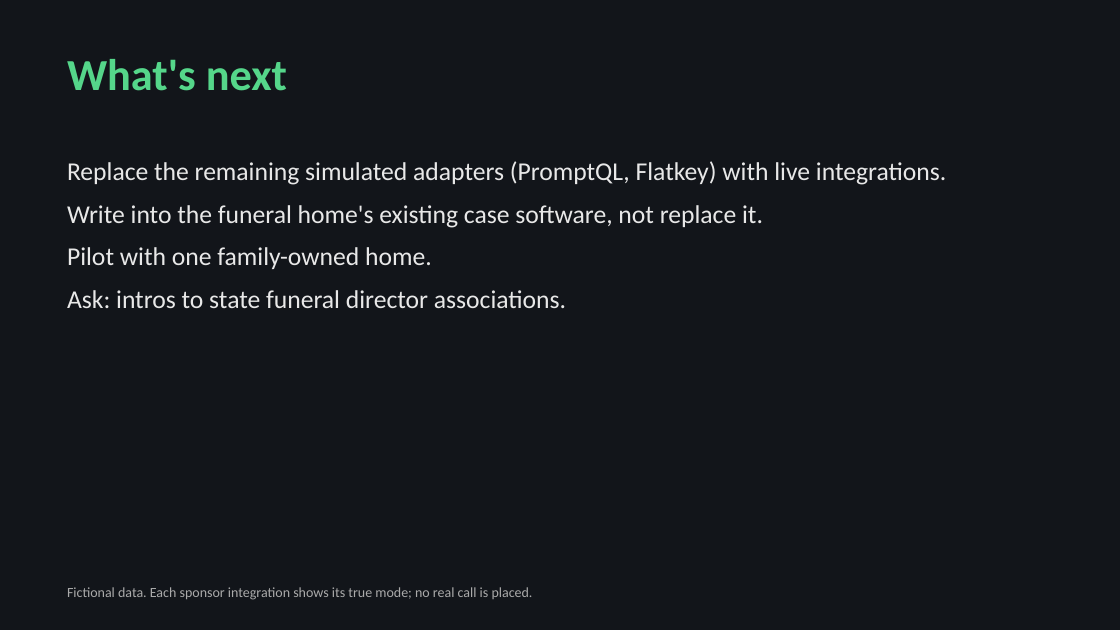
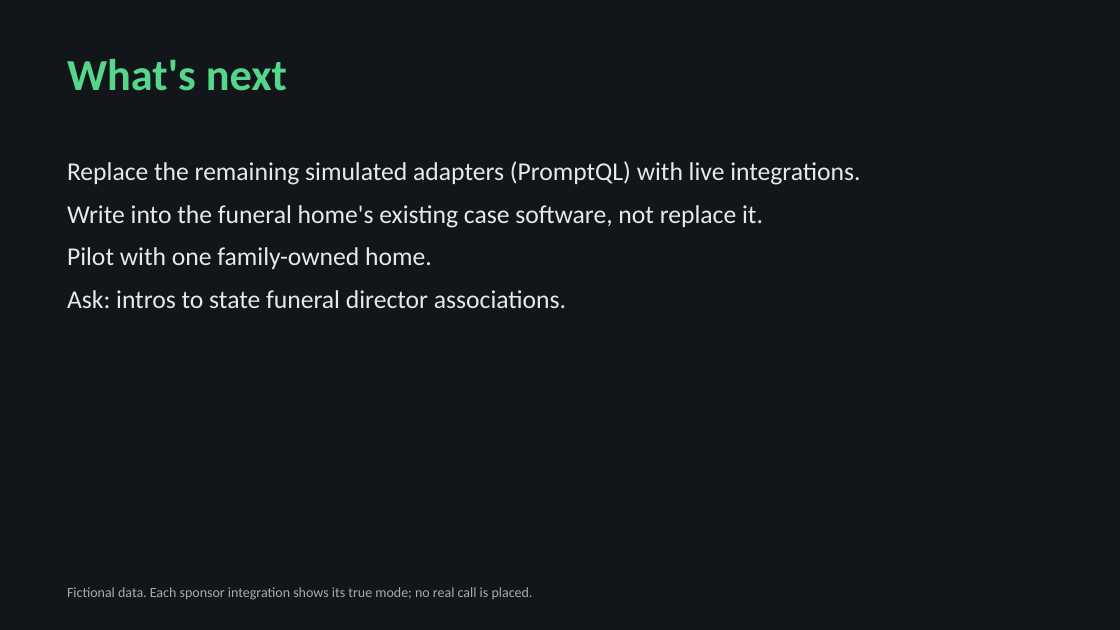
Before and after one commit to donaldc11/vigil-ai-night-staff, a slide deck: slide 8 of Vigil_deck.pptx. Drawn at 1120x630 pixels with LibreOffice and Linux fonts; fonts in the diff are those of the drawing. Boxes give left, top, right and bottom in pixels: in the first picture for what was removed or moved away, otherwise in the second. Text is boxed around its words. In the diff, an @@ line names an element or a change of style, - is before the commit and + after.

Commit message:
Add Flatkey gateway connectivity check

```diff
--- a/Vigil_deck.pptx
+++ b/Vigil_deck.pptx
@@ text at [67,161,860,185]: text changed @@
-Replace the remaining simulated adapters (PromptQL, Flatkey) with live integrations.
+Replace the remaining simulated adapters (PromptQL) with live integrations.
```
Also in this commit, not shown: 1 other slide changed, 12 other files.
